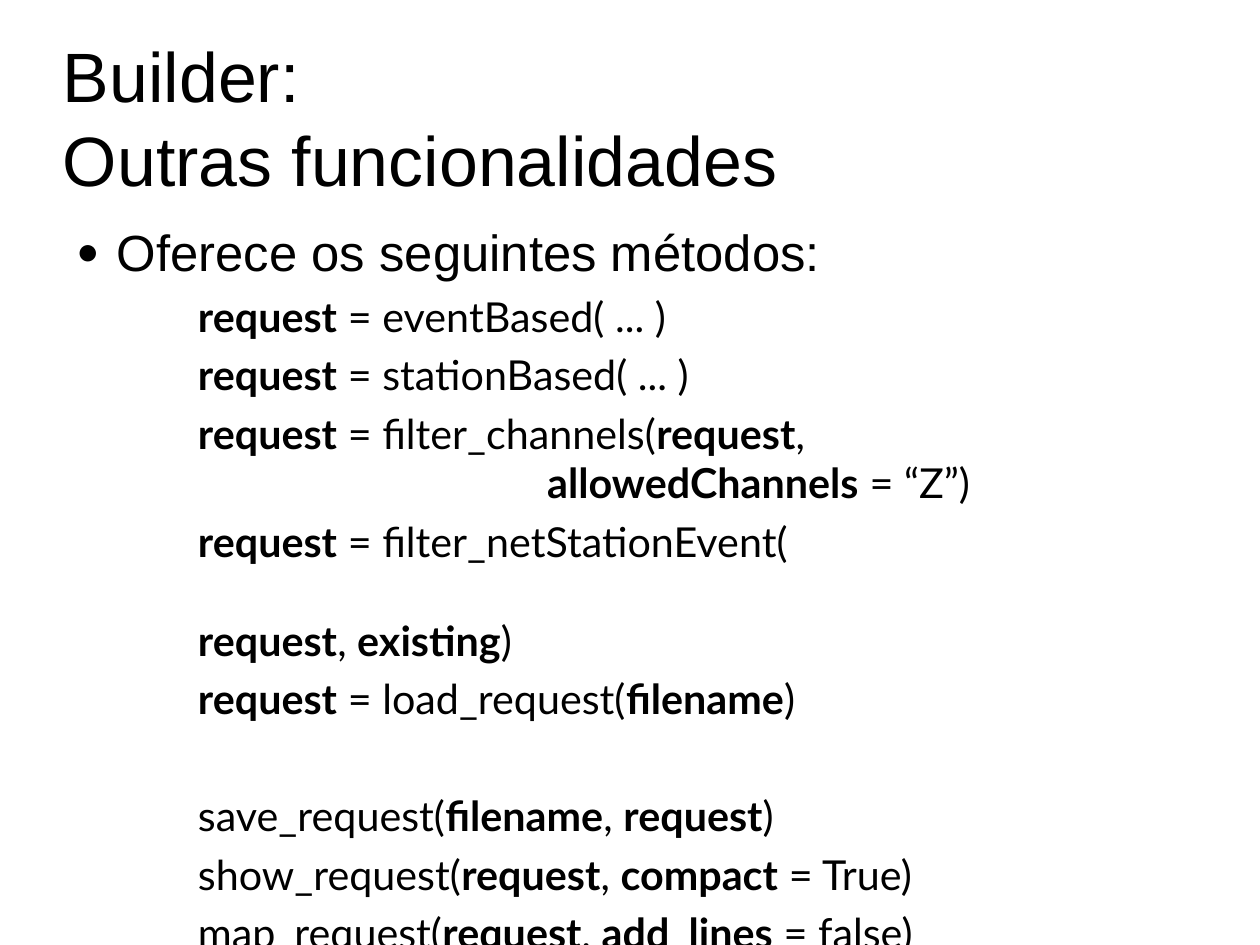
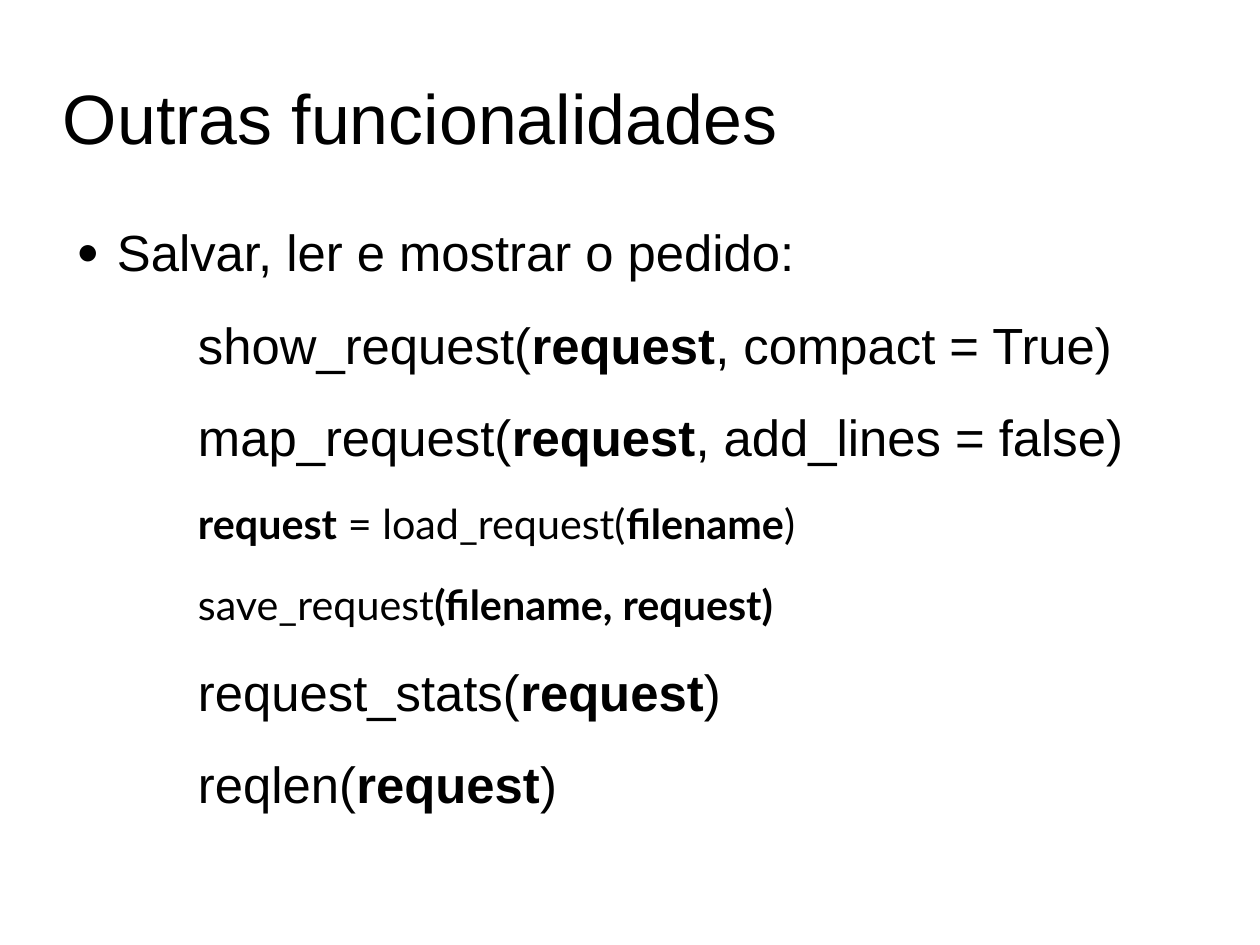
Before and after one commit to marcelobianchi/fetchtool, a slide deck: slide 19 of doc/fetchtool-intro.odp (slide 17 before the commit). Drawn at 1260x945 pixels with LibreOffice and Linux fonts; fonts in the diff are those of the drawing. Boxes give left, top, right and bottom in pixels: in the first picture for what was removed or moved away, otherwise in the second. Text is boxed around its words. In the diff, an @@ line names an element or a change of style, - is before the commit and + after.

```diff
--- a/doc/fetchtool-intro.odp
+++ b/doc/fetchtool-intro.odp
@@ title at [63, 93, 777, 145]: text changed @@
-Builder:
-Outras funcionalidades
+Outras funcionalidades
@@ text at [117, 234, 1123, 467]: text changed; size 26 to 32 pt; font Lato to Arial @@
-● Oferece os seguintes métodos:
-request = eventBased( ... )
-request = stationBased( ... )
-request = filter_channels(request,
-allowedChannels = “Z”)
-request = filter_netStationEvent(
-request, existing)
+● Salvar, ler e mostrar o pedido:
+show_request(request, compact = True)
+map_request(request, add_lines = false)
@@ text at [198, 507, 795, 627]: bold on in "save_request(filename, request)"; more space between paragraphs @@
@@ text at [198, 674, 721, 814]: text changed; size 26 to 32 pt; font Lato to Arial @@
-show_request(request, compact = True)
-map_request(request, add_lines = false)
+request_stats(request)
+reqlen(request)
```
Also in this commit, not shown: 18 other slides changed, 5 slides added, 1 slide removed.
